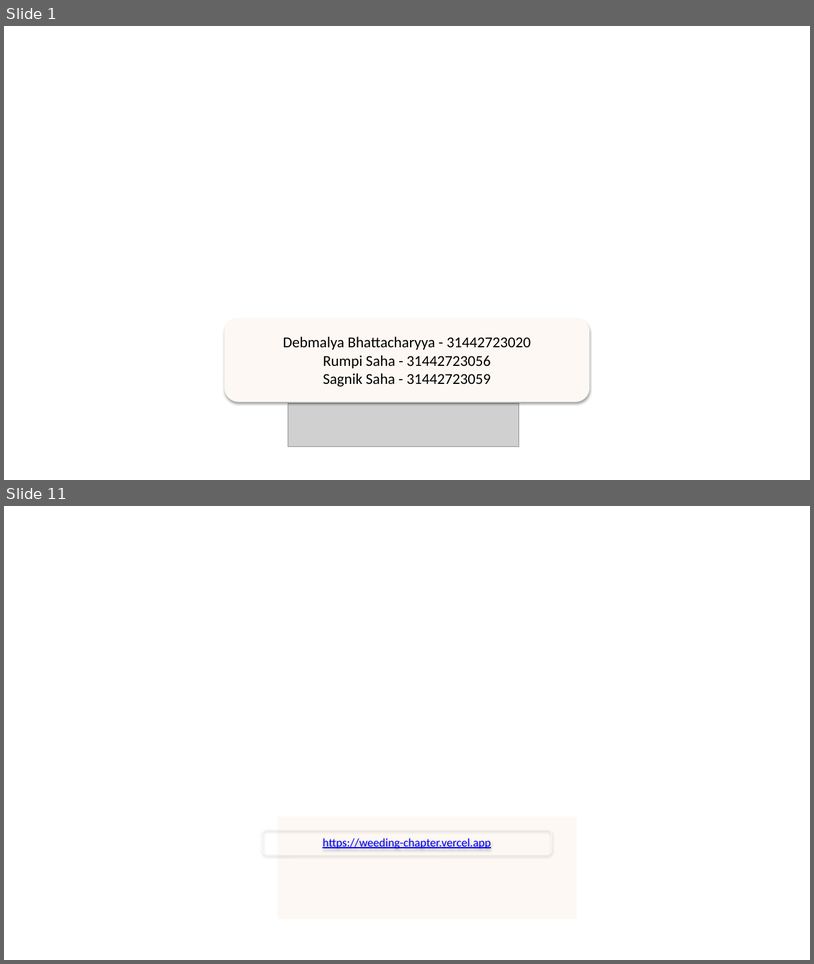
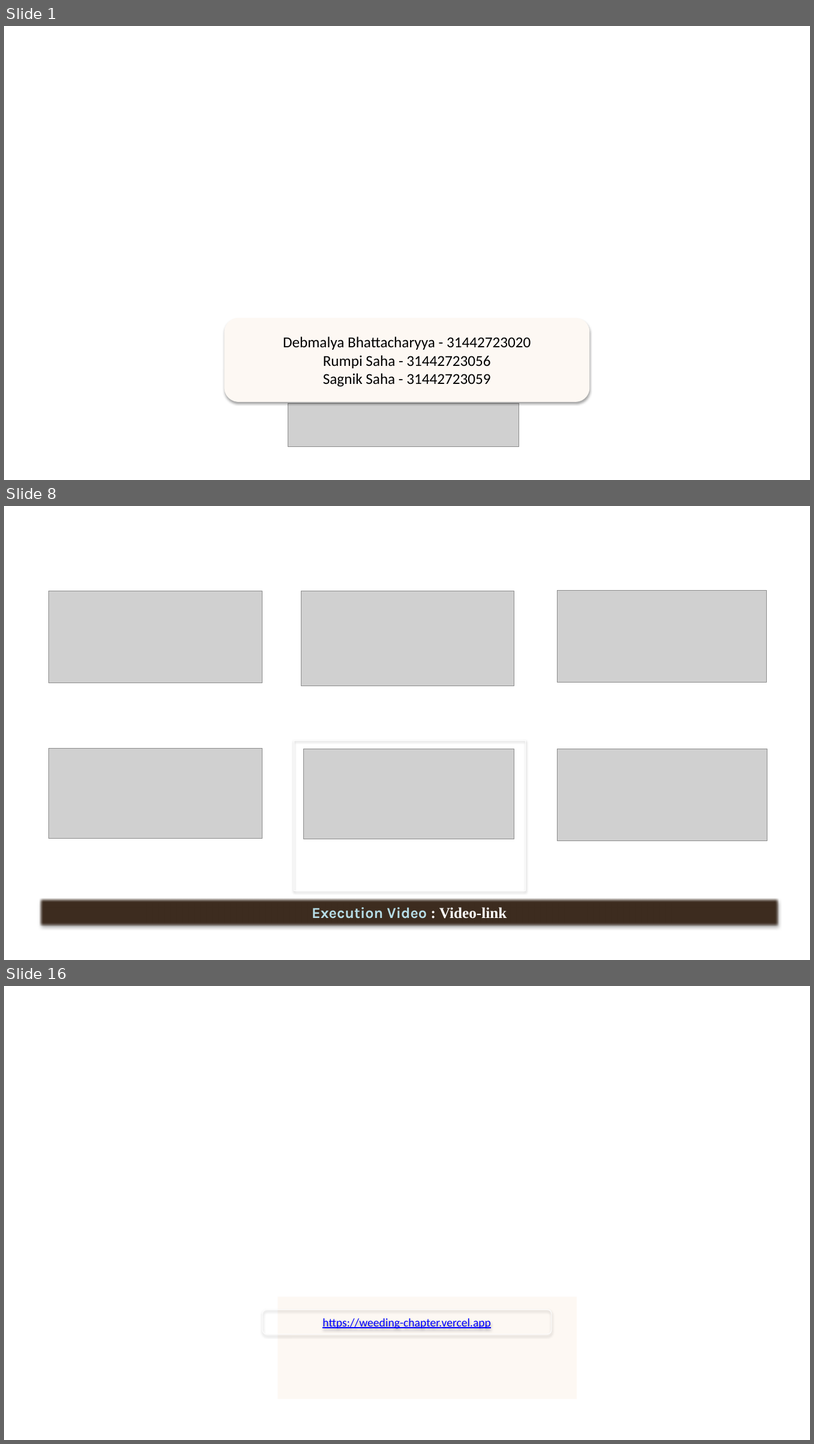
Before and after one commit to sagniksaha279/Weeding-Booking-Portal, a slide deck: presentation/Weeding-Chapter.pptx. Shown one above the other, each under a label of ours: slides 1 and 11 before the commit, slides 1, 8 and 16 after it; the slides between them are not shown. The pictures are 814x964 and 814x1444 pixels, drawn with LibreOffice and Linux fonts; fonts in the diff are those of the drawing; grey boxes stand for pictures; background and template pictures are left out. Boxes give left, top, right and bottom in pixels: in the first picture for what was removed or moved away, otherwise in the second. Text is boxed around its words. In the diff, an @@ line names an element or a change of style, - is before the commit and + after.

Commit message:
updated with video and final ppt

```diff
--- a/presentation/Weeding-Chapter.pptx
+++ b/presentation/Weeding-Chapter.pptx
@@ slide 8 added at (4, 506, 810, 960), background picture (left out) @@
@@ picture added at (49, 591, 263, 682) @@
@@ picture added at (301, 591, 515, 685) @@
@@ picture added at (558, 591, 767, 682) @@
@@ picture added at (49, 748, 263, 838) @@
@@ rectangle added at (294, 740, 526, 890), outline #FFFFFF 0.75 pt @@
@@ picture added at (304, 748, 515, 839) @@
@@ picture added at (558, 748, 767, 841) @@
@@ rectangle added at (39, 898, 780, 926), fill #3D2C1F, 18 pt, text #B7DEE8, bold @@
+Execution Video : Video-link
@@ what was slide 11 is now slide 16 @@
```
Also in this commit, not shown: 7 other slides added, 3 slides removed, 1 other file.
